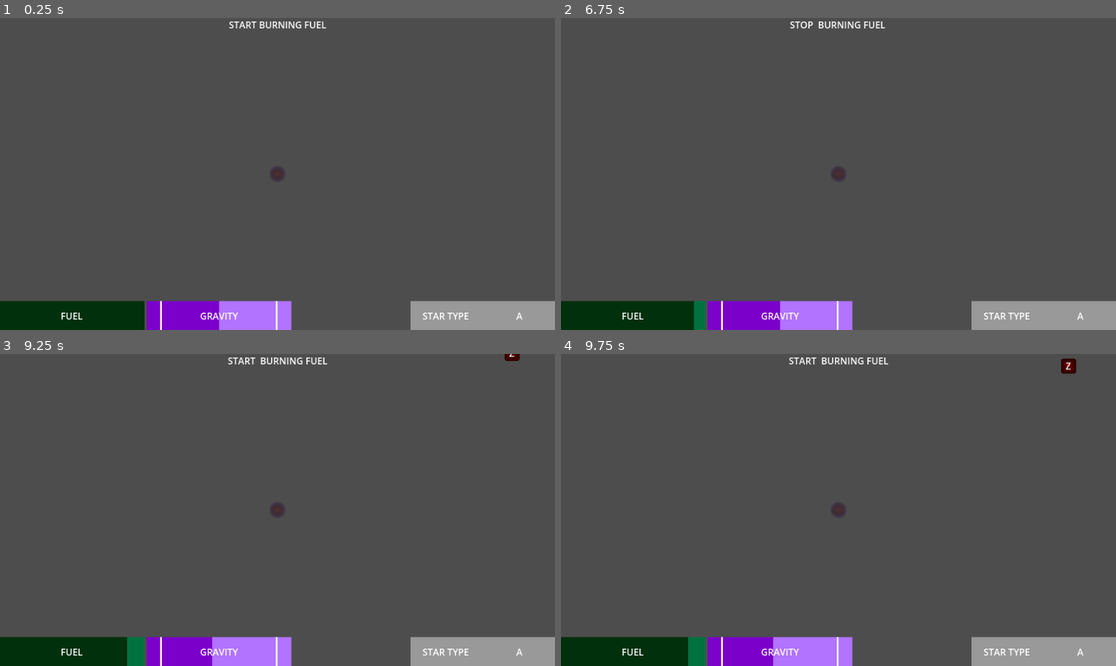
Above: before the commit, frames 1-4 (two rows, left to right).
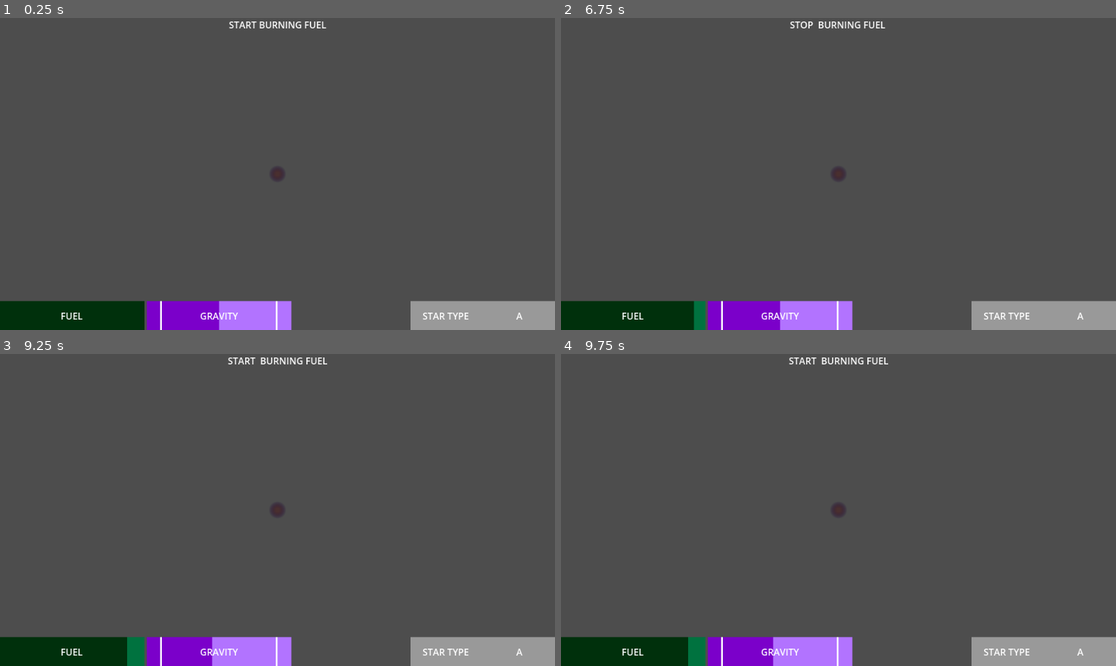
Above: after the commit, the same moments.

Repository: danGerep/cosmic-seed
Game: Godot game, scene res://space.tscn
The game is run twice, just before and just after one commit, with the same random seed, the same clock (stepped at 60 frames per second) and the same inputs. The engine's default icon, where the game draws it, is replaced by a stand-in: a white triangle on a blue panel in a dark square.
Inputs (mouse positions are in pixels of both pictures, inside the frame that each line leads up to):
- Up to frame 1 (0.25 s): no input
- Up to frame 2 (6.75 s): tap Enter at 0.5, 2, 3.5 s; move the mouse to (960, 158) at 0.52 s; press the mouse at (960, 158) at 0.53 s; hold D 0.53-1.28 s; tap Space at 0.77, 1.25, 1.52, 2.75, 3.02, 3.77, 4.25, 4.52, 6.02 s; move the mouse to (727, 189) at 1.27 s; release the mouse at (727, 189) at 1.28 s; hold S 1.28-2.03 s; tap Q at 1.35 s; move the mouse to (894, 105) at 2.02 s; hold D 2.03-2.78 s; tap E at 2.1 s; move the mouse to (810, 236) at 2.77 s; hold W 2.78-3.53 s; tap R at 2.85 s; move the mouse to (1005, 220) at 3.52 s; hold A 3.53-5.03 s; tap F at 3.6 s; move the mouse to (672, 127) at 4.27 s; tap Z at 4.35 s; move the mouse to (866, 174) at 5.02 s; hold S 5.03-5.78 s; tap X at 5.1 s; move the mouse to (755, 96) at 5.77 s; hold D 5.78-6.53 s; tap C at 5.85 s; move the mouse to (960, 158) at 6.52 s; hold W from 6.53 s (still down); tap V at 6.6 s
- Up to frame 3 (9.25 s): tap Space at 6.77, 7.52, 9.02 s; move the mouse to (166, 525) at 7.27 s; release W at 7.28 s; hold D 7.28-8.03 s; click (166, 525) at 7.35 s; move the mouse to (333, 441) at 8.02 s; hold S 8.03-8.78 s; tap Q at 8.1 s; move the mouse to (249, 572) at 8.77 s; hold A from 8.78 s (still down); tap E at 8.85 s
- Up to frame 4 (9.75 s): move the mouse to (1005, 556) at 9.52 s; release A at 9.53 s; hold W from 9.53 s (still down); tap R at 9.6 s

Frames 1-2 are identical in both runs. In frame 3, less than 0.1% of the frame differs, in the area x 90-94%, y 0-3%; in frame 4, 0.1%, in the area x 90-93%, y 1-7%.

Commit message:
smaller gravity value for things

Diff:
--- a/bad_thing.tscn
+++ b/bad_thing.tscn
@@ -12,7 +12,7 @@
 [node name="BadThing" type="RigidBody2D"]
 collision_layer = 3
 physics_material_override = SubResource("PhysicsMaterial_qtpbo")
-gravity_scale = 0.2
+gravity_scale = 0.1
 script = ExtResource("1_bnv3u")
 
 [node name="CollisionShape2D" type="CollisionShape2D" parent="."]
--- a/good_thing.tscn
+++ b/good_thing.tscn
@@ -4,7 +4,6 @@
 [ext_resource type="Texture2D" uid="uid://dlyh5wfucpso" path="res://icon.svg" id="1_qh2dq"]
 
 [sub_resource type="PhysicsMaterial" id="PhysicsMaterial_qtpbo"]
-bounce = 0.25
 
 [sub_resource type="CircleShape2D" id="CircleShape2D_kyie0"]
 radius = 38.0132
@@ -15,7 +14,7 @@
 [node name="GoodThing" type="RigidBody2D"]
 collision_layer = 3
 physics_material_override = SubResource("PhysicsMaterial_qtpbo")
-gravity_scale = 0.2
+gravity_scale = 0.1
 script = ExtResource("1_kyie0")
 
 [node name="MouseArea" type="Area2D" parent="."]
